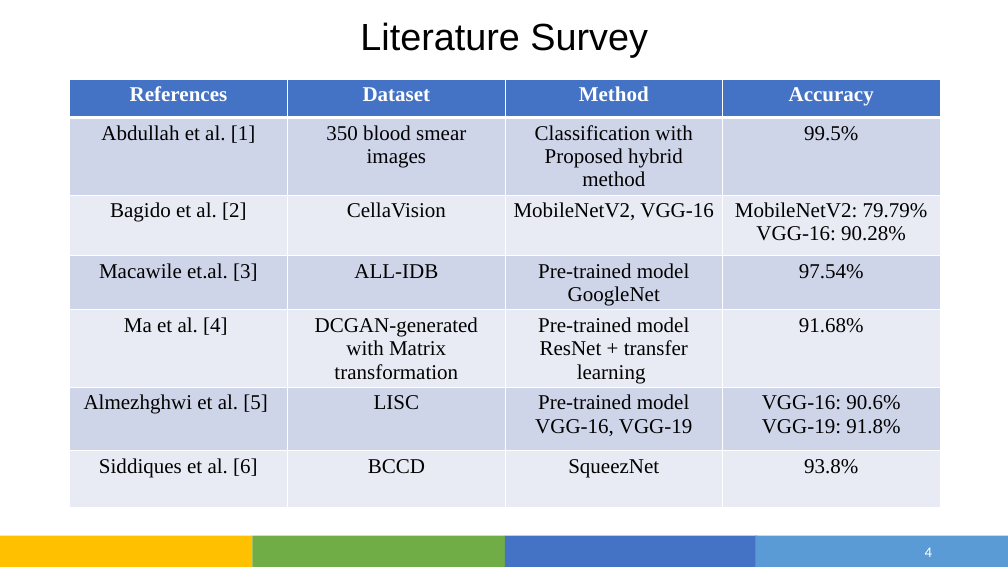
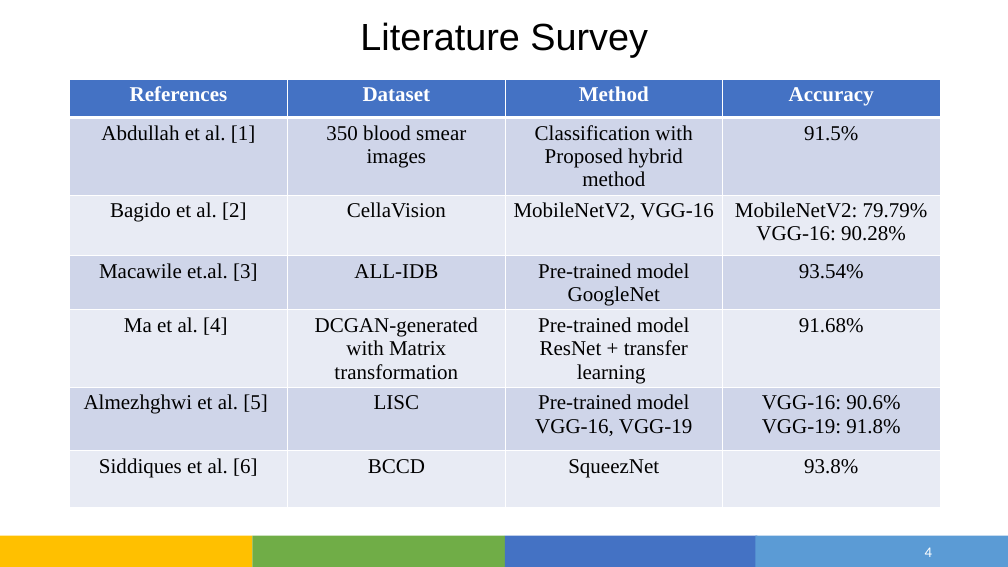
Before and after one commit to Devjethva1111/White_blood_cell, a slide deck: slide 4 of 23MDS003_Blood Cell Image Classifier using Deep learning Techniques.pptx. Drawn at 1008x567 pixels with LibreOffice and Linux fonts; fonts in the diff are those of the drawing. Boxes give left, top, right and bottom in pixels: in the first picture for what was removed or moved away, otherwise in the second. Text is boxed around its words. In the diff, an @@ line names an element or a change of style, - is before the commit and + after.

```diff
--- a/23MDS003_Blood Cell Image Classifier using Deep learning Techniques.pptx
+++ b/23MDS003_Blood Cell Image Classifier using Deep learning Techniques.pptx
@@ table at (70, 79, 941, 523) @@
-row 2, column 4: 99.5%
+row 2, column 4: 91.5%
-row 4, column 4: 97.54%
+row 4, column 4: 93.54%
```
Also in this commit, not shown: 2 other slides changed.
